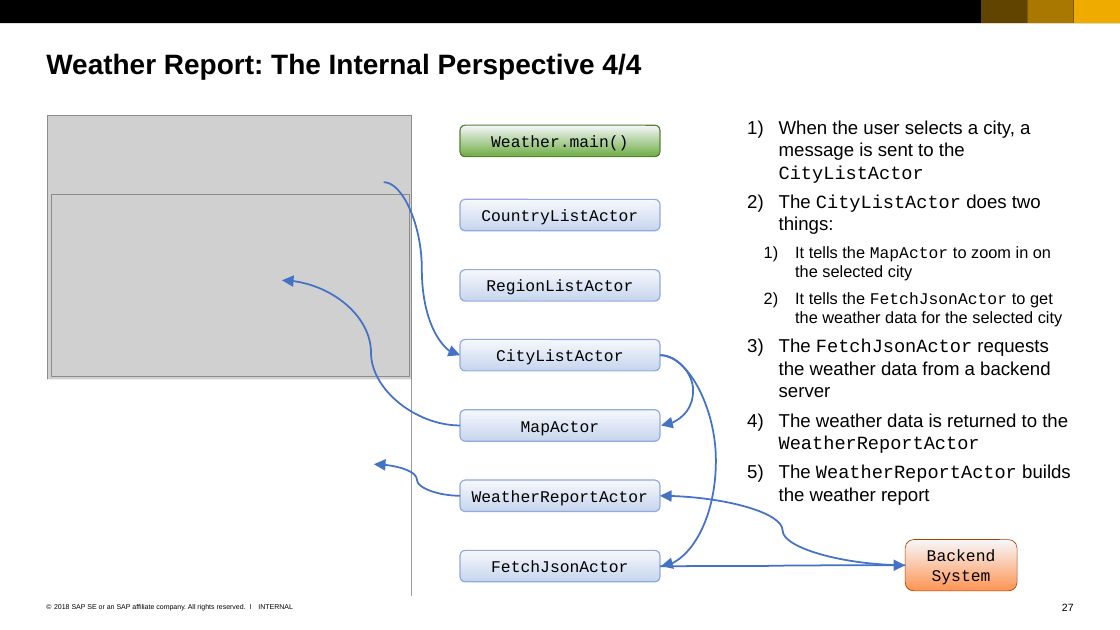
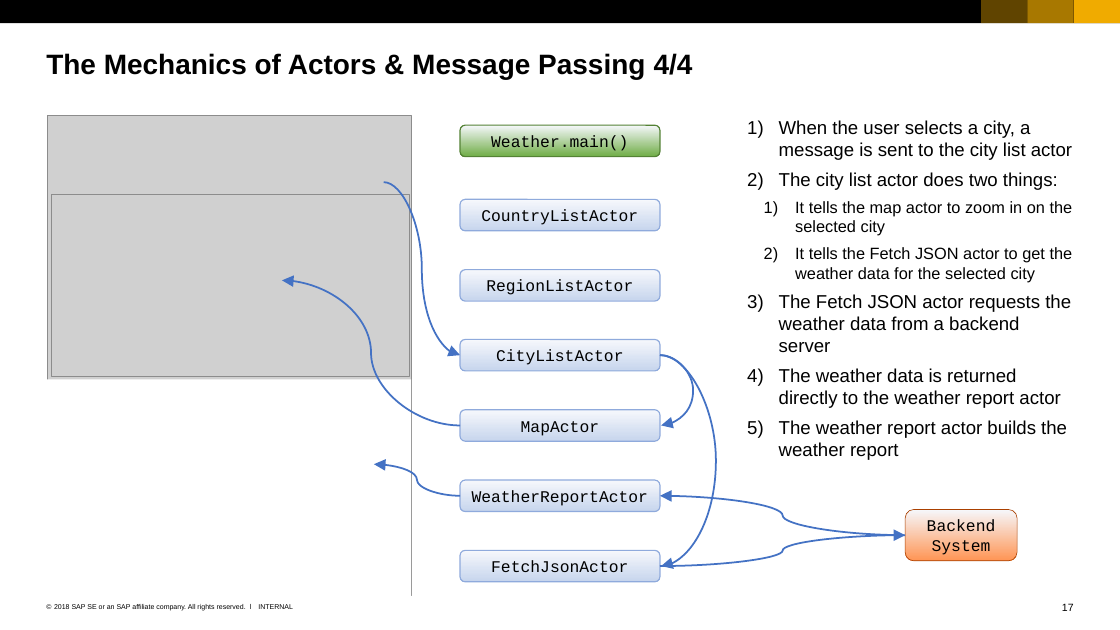
Before and after one commit to ChrisWhealy/WeatherDemo, a slide deck: slide 17 of documentation/Using the Actor Model.ppsx (slide 27 before the commit). Drawn at 1120x630 pixels with LibreOffice and Linux fonts; fonts in the diff are those of the drawing; grey boxes stand for pictures. Boxes give left, top, right and bottom in pixels: in the first picture for what was removed or moved away, otherwise in the second. Text is boxed around its words. In the diff, an @@ line names an element or a change of style, - is before the commit and + after.

```diff
--- a/documentation/Using the Actor Model.ppsx
+++ b/documentation/Using the Actor Model.ppsx
@@ title at (46, 53, 693, 79): text changed @@
-Weather Report: The Internal Perspective 4/4
+The Mechanics of Actors & Message Passing 4/4
@@ text at (779, 120, 1073, 460): text changed @@
-1) When the user selects a city, a message is sent to the CityListActor
-2) The CityListActor does two things:
-  1) It tells the MapActor to zoom in on the selected city
-  2) It tells the FetchJsonActor to get the weather data for the selected city
-3) The FetchJsonActor requests the weather data from a backend server
-4) The weather data is returned to the WeatherReportActor
-5) The WeatherReportActor builds the weather report
+1) When the user selects a city, a message is sent to the city list actor
+2) The city list actor does two things:
+  1) It tells the map actor to zoom in on the selected city
+  2) It tells the Fetch JSON actor to get the weather data for the selected city
+3) The Fetch JSON actor requests the weather data from a backend server
+4) The weather data is returned directly to the weather report actor
+5) The weather report actor builds the weather report
@@ curved arrow moved from (905, 565) - (660, 495) to (905, 535) - (660, 495) @@
@@ curved arrow moved from (905, 565) - (660, 566) to (905, 535) - (660, 566) @@
@@ rounded rectangle "Backend System": place and size @@
-rounded rectangle "Backend System" at (905, 539, 1017, 590)
+rounded rectangle "Backend System" at (905, 510, 1017, 561)
@@ page number at (1062, 603, 1074, 611): text changed @@
-27
+17
```
Also in this commit, not shown: 11 other slides changed, 8 slides removed, 3 other files.
